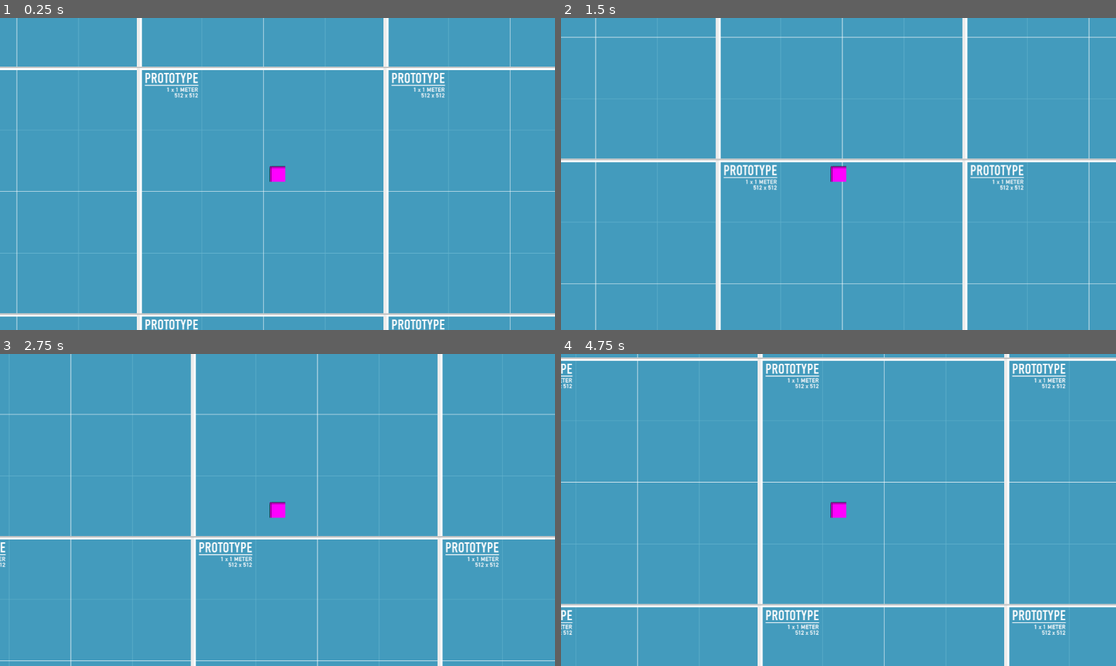
Above: before the commit, frames 1-4 (two rows, left to right).
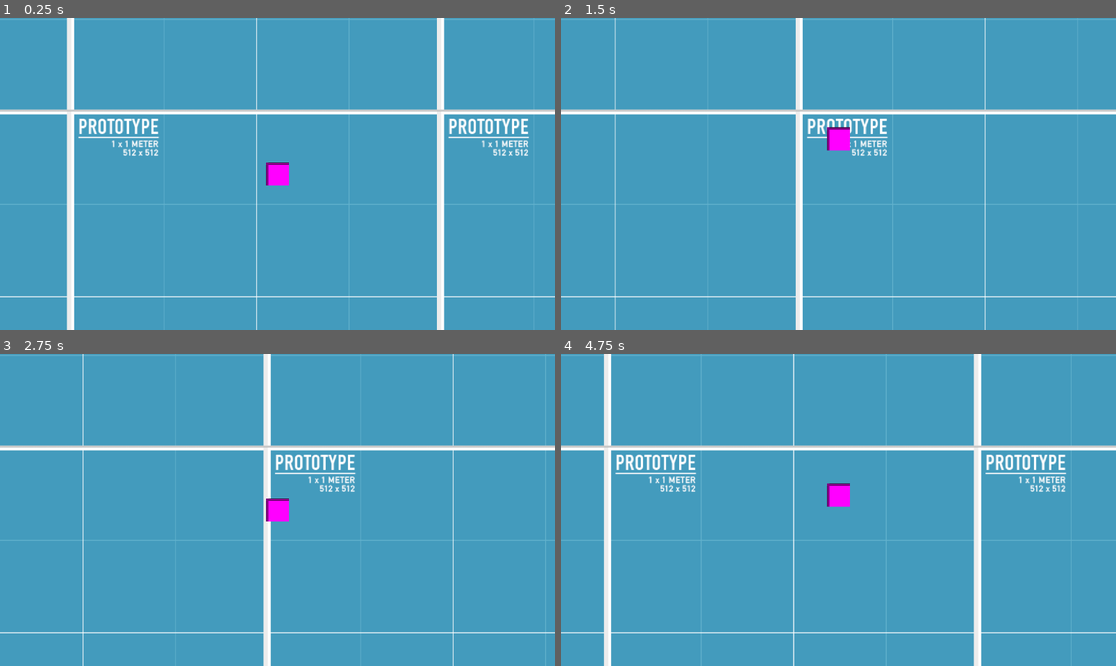
Above: after the commit, the same moments.

Repository: Kennro03/pixelscraper
Game: Godot game, scene res://scenes/test_scene.tscn
Same seed, same stepped clock (60 frames per second), same inputs: the game is played once before the commit and once after it.
Inputs:
- Up to frame 1 (0.25 s): no input
- Up to frame 2 (1.5 s): hold D (Right) from 0.53 s (still down); tap Space (Jump, bound only after the commit) at 0.6, 0.77, 1.07, 1.35 s
- Up to frame 3 (2.75 s): tap Space (Jump, bound only after the commit) at 1.52, 1.82, 2.1 s; release D (Right) at 2.03 s; hold Left (Left) from 2.03 s (still down)
- Up to frame 4 (4.75 s): release Left (Left) at 2.78 s; hold D (Right) 2.78-4.28 s; tap Space (Jump, bound only after the commit) at 2.85, 3.02, 3.32, 3.6, 3.77, 4.07, 4.35, 4.52 s; hold Left (Left) from 4.28 s (still down)

The runs differ from the first frame. In frame 1, 13% of the frame differs, in the area x 0-100%, y 0-100%; in frame 2, 11%; in frame 3, 10%; in frame 4, 14%.

Commit message:
Jumping logic
Implemented a jump mechanic using a Z-axis

Diff:
--- a/project.godot
+++ b/project.godot
@@ -48,6 +48,11 @@
 }
 Dash={
 "deadzone": 0.0,
+"events": [Object(InputEventKey,"resource_local_to_scene":false,"resource_name":"","device":-1,"window_id":0,"alt_pressed":false,"shift_pressed":false,"ctrl_pressed":false,"meta_pressed":false,"pressed":false,"keycode":0,"physical_keycode":81,"key_label":0,"unicode":97,"location":0,"echo":false,"script":null)
+]
+}
+Jump={
+"deadzone": 0.0,
 "events": [Object(InputEventKey,"resource_local_to_scene":false,"resource_name":"","device":-1,"window_id":0,"alt_press …(191 unchanged characters)…
 ]
 }
--- a/scenes/States/State.gd
+++ b/scenes/States/State.gd
@@ -19,7 +19,7 @@
 
 ## Called by the state machine upon changing the active state. The `data` parameter
 ## is a dictionary with arbitrary data the state can use to initialize itself.
-func enter(previous_state_path: String, _data := {}) -> void:
+func enter(_previous_state_path: String, _data := {}) -> void:
 	pass
 
 ## Called by the state machine before changing the active state. Use this function
--- a/scenes/States/falling.gd
+++ b/scenes/States/falling.gd
@@ -1,17 +1,22 @@
 extends PlayerState
 
-func enter(previous_state_path: String, _data := {}) -> void:
-	pass
+func enter(_previous_state_path: String, _data := {}) -> void:
+	print("Entered falling state")
 	##player.animation_player.play("fall")
 
 func physics_update(delta: float) -> void:
 	var input_direction_x := Input.get_axis("Left", "Right")
+	var input_direction_y := Input.get_axis("Up", "Down")
 	player.velocity.x = player.speed * input_direction_x
-	player.velocity.y += player.gravity * delta
+	player.velocity.y = player.speed * input_direction_y
+
+	player.z_velocity -= player.gravity * delta
+	player.z_position += player.z_velocity
+
+	print("z_velocity=" + str(player.z_velocity) + " z_position=" + str(player.z_position))
+	%PlayerSprite.offset.y = -player.z_position/500
 	player.move_and_slide()
 
-	if player.is_on_floor():
-		if is_equal_approx(input_direction_x, 0.0):
-			finished.emit(IDLE)
-		else:
-			finished.emit(RUNNING)
+	if player.z_position <= 0:
+		player.z_position = 0
+		finished.emit(IDLE)
--- a/scenes/States/idle.gd
+++ b/scenes/States/idle.gd
@@ -1,16 +1,19 @@
 extends PlayerState
 
-func enter(previous_state_path: String, _data := {}) -> void:
+func enter(_previous_state_path: String, _data := {}) -> void:
 	player.velocity.x = 0.0
+	player.velocity.y = 0.0
+	player.z_velocity = 0.0
+	%PlayerSprite.offset.y = 0
+
 	##player.animation_player.play("idle")
 
 func physics_update(_delta: float) -> void:
-	player.velocity.y += player.gravity * _delta
 	player.move_and_slide()
 
-	if not player.is_on_floor():
-		finished.emit(FALLING)
-	elif Input.is_action_just_pressed("Up"):
+	##if not player.is_on_floor():
+	##	finished.emit(FALLING)
+	if Input.is_action_just_pressed("Jump"):
 		finished.emit(JUMPING)
-	elif Input.is_action_pressed("Left") or Input.is_action_pressed("Right"):
+	elif ["Left", "Right", "Up", "Down"].any(Input.is_action_pressed):
 		finished.emit(RUNNING)
--- a/scenes/States/jumping.gd
+++ b/scenes/States/jumping.gd
@@ -1,14 +1,23 @@
 extends PlayerState
 
-func enter(previous_state_path: String, _data := {}) -> void:
-	player.velocity.y = -player.jump_impulse
+func enter(_previous_state_path: String, _data := {}) -> void:
+	##player.velocity.y = -player.jump_impulse
 	##player.animation_player.play("jump")
+	print("Entered jump state")
+	player.z_velocity = player.jump_impulse
 
 func physics_update(delta: float) -> void:
 	var input_direction_x := Input.get_axis("Left", "Right")
+	var input_direction_y := Input.get_axis("Up", "Down")
 	player.velocity.x = player.speed * input_direction_x
-	player.velocity.y += player.gravity * delta
+	player.velocity.y = player.speed * input_direction_y
+
+	player.z_velocity -= player.gravity * delta
+	player.z_position += player.z_velocity
+
+	print("z_velocity=" + str(player.z_velocity) + " z_position=" + str(player.z_position))
+	%PlayerSprite.offset.y = -player.z_position/500
 	player.move_and_slide()
 
-	if player.velocity.y >= 0:
+	if player.z_velocity <= 0:
 		finished.emit(FALLING)
--- a/scenes/States/running.gd
+++ b/scenes/States/running.gd
@@ -1,18 +1,19 @@
 extends PlayerState
 
-func enter(previous_state_path: String, _data := {}) -> void:
+func enter(_previous_state_path: String, _data := {}) -> void:
 	##player.animation_player.play("run")
 	pass
 
-func physics_update(delta: float) -> void:
+func physics_update(_delta: float) -> void:
 	var input_direction_x := Input.get_axis("Left", "Right")
+	var input_direction_y := Input.get_axis("Up", "Down")
 	player.velocity.x = player.speed * input_direction_x
-	player.velocity.y += player.gravity * delta
+	player.velocity.y = player.speed * input_direction_y
 	player.move_and_slide()
 
-	if not player.is_on_floor():
-		finished.emit(FALLING)
-	elif Input.is_action_just_pressed("Up"):
+	##if not player.is_on_floor():
+	##	finished.emit(FALLING)
+	if Input.is_action_just_pressed("Jump"):
 		finished.emit(JUMPING)
-	elif is_equal_approx(input_direction_x, 0.0):
+	elif is_equal_approx(input_direction_x, 0.0) and is_equal_approx(input_direction_y, 0.0):
 		finished.emit(IDLE)
--- a/scenes/player.gd
+++ b/scenes/player.gd
@@ -1,5 +1,7 @@
 class_name Player extends CharacterBody2D
 
-@export var speed := 500.0
-@export var gravity := 4000.0
-@export var jump_impulse := 1800.0
+@export var speed := 300.0
+@export var gravity := 1200.0
+@export var jump_impulse := 1000.0
+var z_position := 0.0
+var z_velocity := 0.0
--- a/scenes/player.tscn
+++ b/scenes/player.tscn
@@ -17,15 +17,19 @@
 [node name="Player" type="CharacterBody2D"]
 script = ExtResource("1_3vyb7")
 
-[node name="Sprite2D" type="Sprite2D" parent="."]
+[node name="PlayerSprite" type="Sprite2D" parent="."]
+unique_name_in_owner = true
 texture = SubResource("PlaceholderTexture2D_tuyoq")
 
 [node name="HitboxCollisionShape2D" type="CollisionShape2D" parent="."]
-position = Vector2(0, 10)
+show_behind_parent = true
+position = Vector2(0, 16)
 rotation = 1.5708
 shape = SubResource("CapsuleShape2D_3vyb7")
+debug_color = Color(0, 0.56468, 0.868496, 0.42)
 
 [node name="Camera2D" type="Camera2D" parent="."]
+zoom = Vector2(1.5, 1.5)
 
 [node name="DashTimer" type="Timer" parent="."]
 
